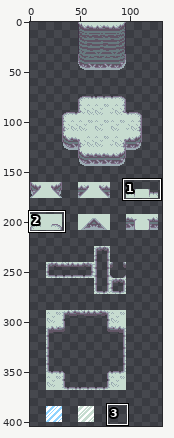
Edited in one commit: sprite sheet (IceCave/Assets/Art/Terrain.png). Above: a wide view before the commit, with the close-up outlined.
Close-up. Earlier state:
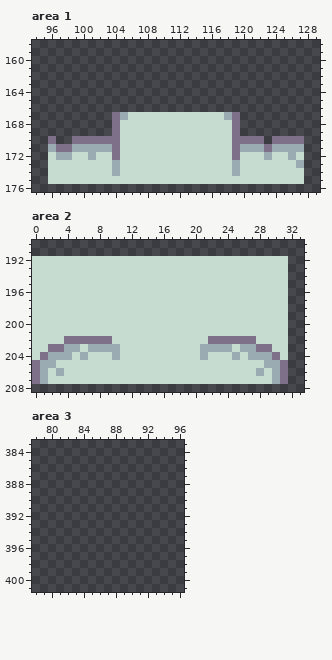
The file is 144x416 pixels. Shown: area 1: x 94..129, y 158..176; area 2: x 0..33, y 190..208; area 3: x 78..96, y 383..401. The wide view leaves out empty margins. The commit also changed other parts of the picture, which this record leaves out.
The result:
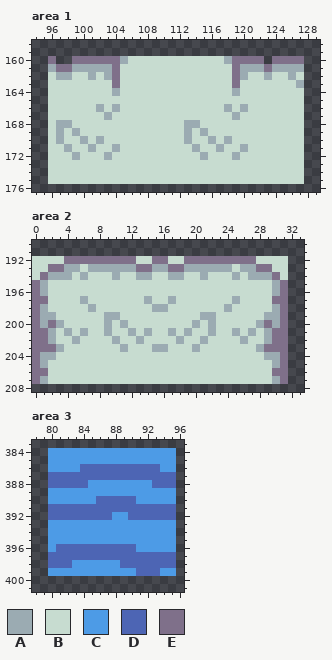
Palette (. is transparent): A #9babb2  B #c7dcd0  C #4d9be6  D #4d65b4  E #7f708a
From old to new:
Area 1:
y 160: x 96 . -> E; x 99..122 ........................ -> EEEEEEABBBBBBBBBBBBAEEEE; x 124..127 .... -> EEEE
y 161: x 96..127 ................................ -> AEEAAAAAEBBBBBBBBBBBBBBEAAAEAAAA
y 162: x 96..127 ................................ -> BAABBABAEBBBBBBBBBBBBBBEABBABBAB
y 163: x 96..127 ................................ -> BBBBBBBBEBBBBBBBBBBBBBBEBBBBBBBA
y 164: x 96..127 ................................ -> BBBBBBBBABBBBBBBBBBBBBBABBBBBBBB
y 165: x 96..127 ................................ -> BBBBBBBBBBBBBBBBBBBBBBBBBBBBBBBB
y 166: x 96..127 ................................ -> BBBBBBABABBBBBBBBBBBBBABABBBBBBB
y 167: x 96..105 ........EA -> BBBBBBBABB; x 118..127 AE........ -> BABBBBBBBB
y 168: x 96..104 ........E -> BAABBBBBB; x 113..114 BB -> AA; x 119..127 E........ -> BBBBBBBBB
y 169: x 96..104 ........E -> BABABBBBB; x 113 B -> A; x 115 B -> A; x 119..127 E........ -> BBBBBBBBB
y 170: x 96..104 E..EEEEEE -> BABBABABB; x 113 B -> A; x 116 B -> A; x 118..127 BEEEE.EEEE -> ABBBBBBBBB
y 171: x 96..100 AEEAA -> BBABB; x 102..104 AAE -> BBA; x 114 B -> A; x 117 B -> A; x 119 E -> B; x 121..127 AAEAAAA -> BBBBBBB
y 172: x 97..99 AAB -> BBA; x 101 A -> B; x 103..104 BE -> AB; x 115 B -> A; x 119 E -> A; x 123 A -> B; x 126 A -> B
y 173: x 104 A -> B; x 119 A -> B; x 127 A -> B
y 174: x 104 A -> B; x 119 A -> B
Area 2:
y 192: x 4..12 BBBBBBBBB -> EEEEEEEEE; x 15..16 BB -> EE; x 19..27 BBBBBBBBB -> EEEEEEEEE
y 193: x 2..5 BBBB -> EEAA; x 7..24 BBBBBBBBBBBBBBBBBB -> AAAAAAEEAAEEAAAAAA; x 26..29 BBBB -> AAEE
y 194: x 1..4 BBBB -> EAAA; x 6 B -> A; x 10 B -> A; x 13..14 BB -> AA; x 17..18 BB -> AA; x 21 B -> A; x 25 B -> A; x 27..30 BBBB -> AAAE
y 195..196: x 0..1 BB -> EA; x 30..31 BB -> AE
y 197: x 0..1 BB -> EE; x 6 B -> A; x 14 B -> A; x 17 B -> A; x 25 B -> A; x 30..31 BB -> EE
y 198: x 0..1 BB -> EA; x 7 B -> A; x 15..16 BB -> AA; x 24 B -> A; x 30..31 BB -> AE
y 199: x 0..2 BBB -> EAA; x 9..10 BB -> AA; x 21..22 BB -> AA; x 29..31 BBB -> AAE
y 200: x 0..3 BBBB -> EAEA; x 9 B -> A; x 11 B -> A; x 20 B -> A; x 22 B -> A; x 28..31 BBBB -> AEAE
y 201: x 0..2 BBB -> EEA; x 4 B -> A; x 6 B -> A; x 9 B -> A; x 12 B -> A; x 14 B -> A; x 17 B -> A; x 19 B -> A; x 22 B -> A; x 25 B -> A; x 27 B -> A; x 29..31 BBB -> AEE
y 202: x 0..2 BBB -> EEA; x 4..10 EEEEEEB -> BABBBBA; x 13 B -> A; x 18 B -> A; x 21..27 BEEEEEE -> ABBBBAB; x 29..31 BBB -> AEE
y 203: x 0..1 BB -> EE; x 3..5 EAA -> ABB; x 7..11 AAAAB -> BBBBA; x 15..16 BB -> AA; x 20..24 BAAAA -> ABBBB; x 26..28 AAE -> BBA; x 30..31 BB -> EE
y 204: x 0..1 BE -> EA; x 3..4 AA -> BB; x 6 A -> B; x 10 A -> B; x 21 A -> B; x 25 A -> B; x 27..28 AA -> BB; x 30..31 EB -> AE
y 205: x 2 A -> B; x 29 A -> B
y 206: x 1 A -> E; x 3 A -> B; x 28 A -> B; x 30 A -> E
Area 3:
y 384..385: x 80..95 ................ -> CCCCCCCCCCCCCCCC
y 386: x 80..95 ................ -> CCCCDDDDDDDDDDCC
y 387: x 80..95 ................ -> DDDDDDDDDDDDDDDD
y 388: x 80..95 ................ -> DDDDDCCCCCCCCDDD
y 389: x 80..95 ................ -> CCCCCCCCCCCCCCCC
y 390: x 80..95 ................ -> CCCCCCDDDDDCCCCC
y 391: x 80..95 ................ -> DDDDDDDDDDDDDDDD
y 392: x 80..95 ................ -> DDDDDDDDCCDDDDDD
y 393..395: x 80..95 ................ -> CCCCCCCCCCCCCCCC
y 396: x 80..95 ................ -> CDDDDDDDDDDCCCCC
y 397: x 80..95 ................ -> DDDDDDDDDDDDDDDD
y 398: x 80..95 ................ -> DDDCCCCCCDDDDDDD
y 399: x 80..95 ................ -> CCCCCCCCCCCDDDCC
